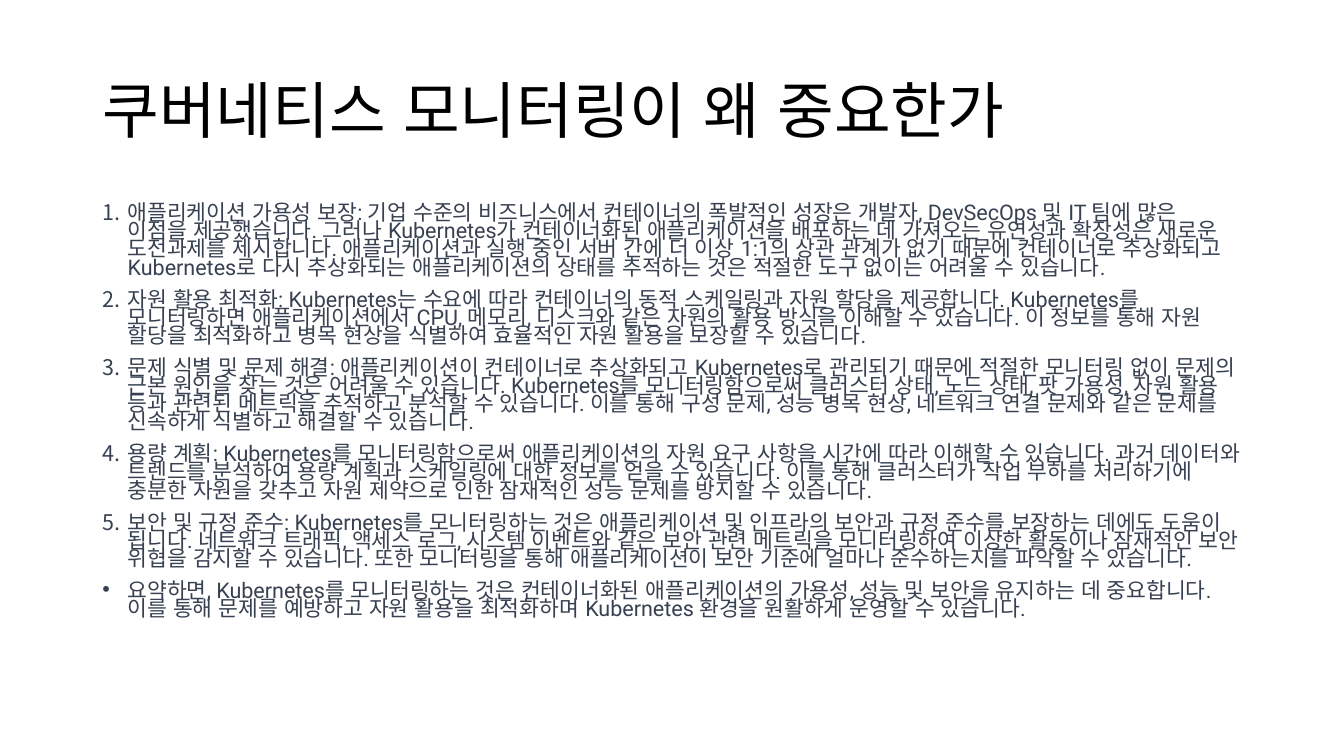
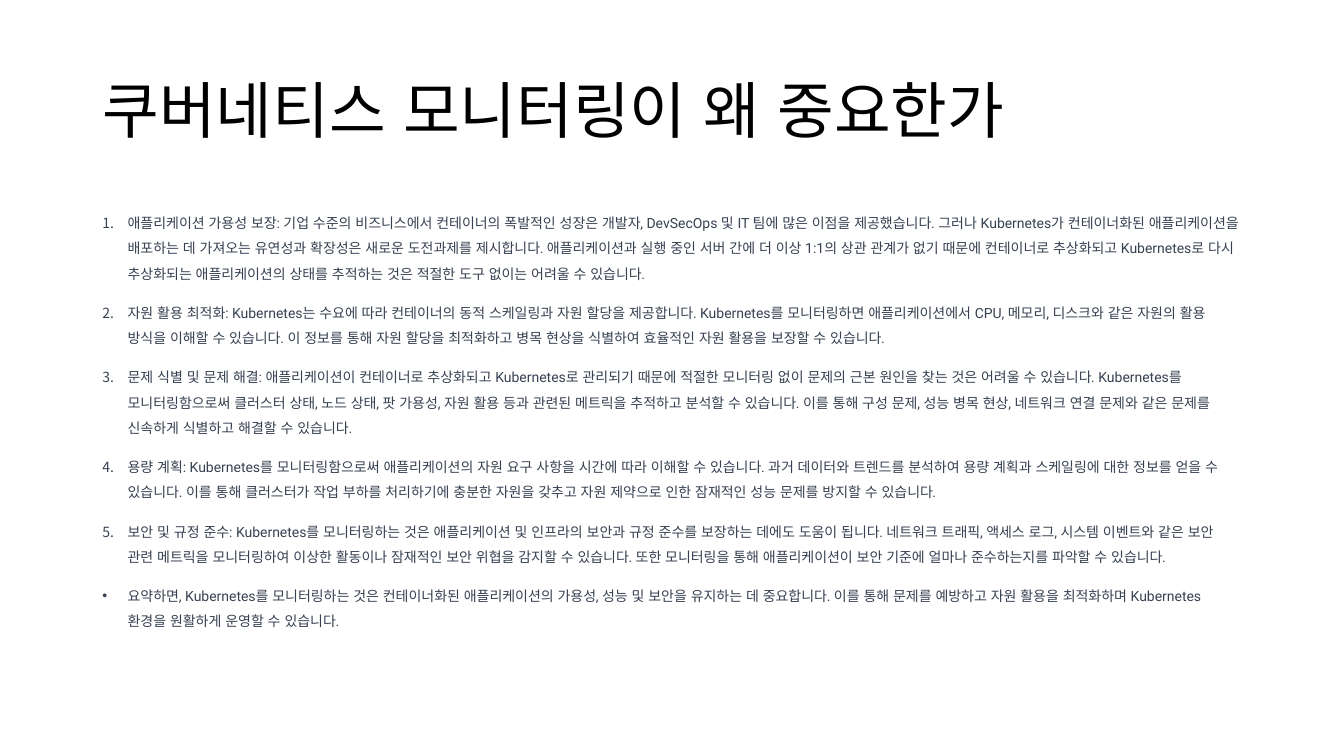
Before and after one commit to sangwonchoi/observability, a slide deck: slide 14 of Session PPT.pptx (slide 13 before the commit). Drawn at 1344x756 pixels with LibreOffice and Linux fonts; fonts in the diff are those of the drawing; background and template pictures are left out. Boxes give left, top, right and bottom in pixels: in the first picture for what was removed or moved away, otherwise in the second. Text is boxed around its words. In the diff, an @@ line names an element or a change of style, - is before the commit and + after.

```diff
--- a/Session PPT.pptx
+++ b/Session PPT.pptx
@@ text "애플리케이션 가용성 보장: 기업 수준의 ..." at [128, 216, 1239, 627]: size 15.4 to 10 pt; line spacing 0.7 to 1.5 @@
```
Also in this commit, not shown: 1 other slide changed, 16 slides added, 1 slide removed, 3 other files.
